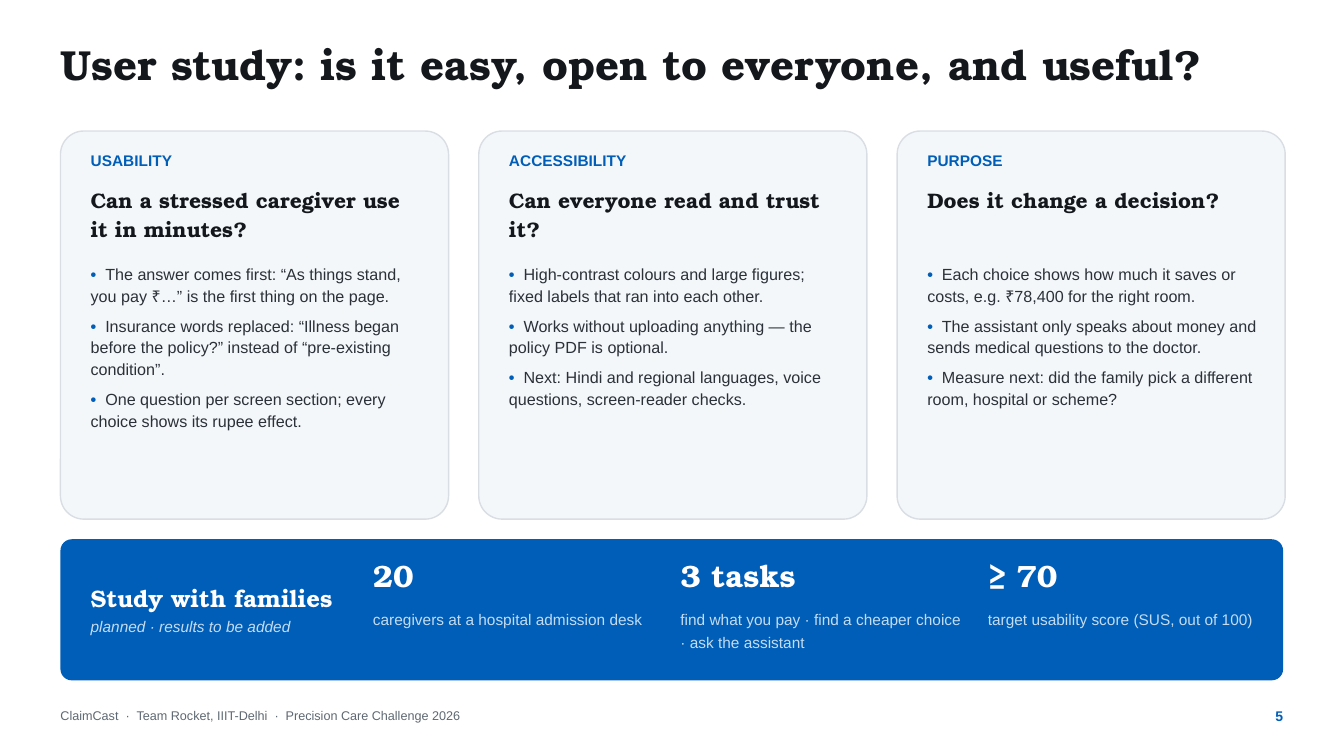
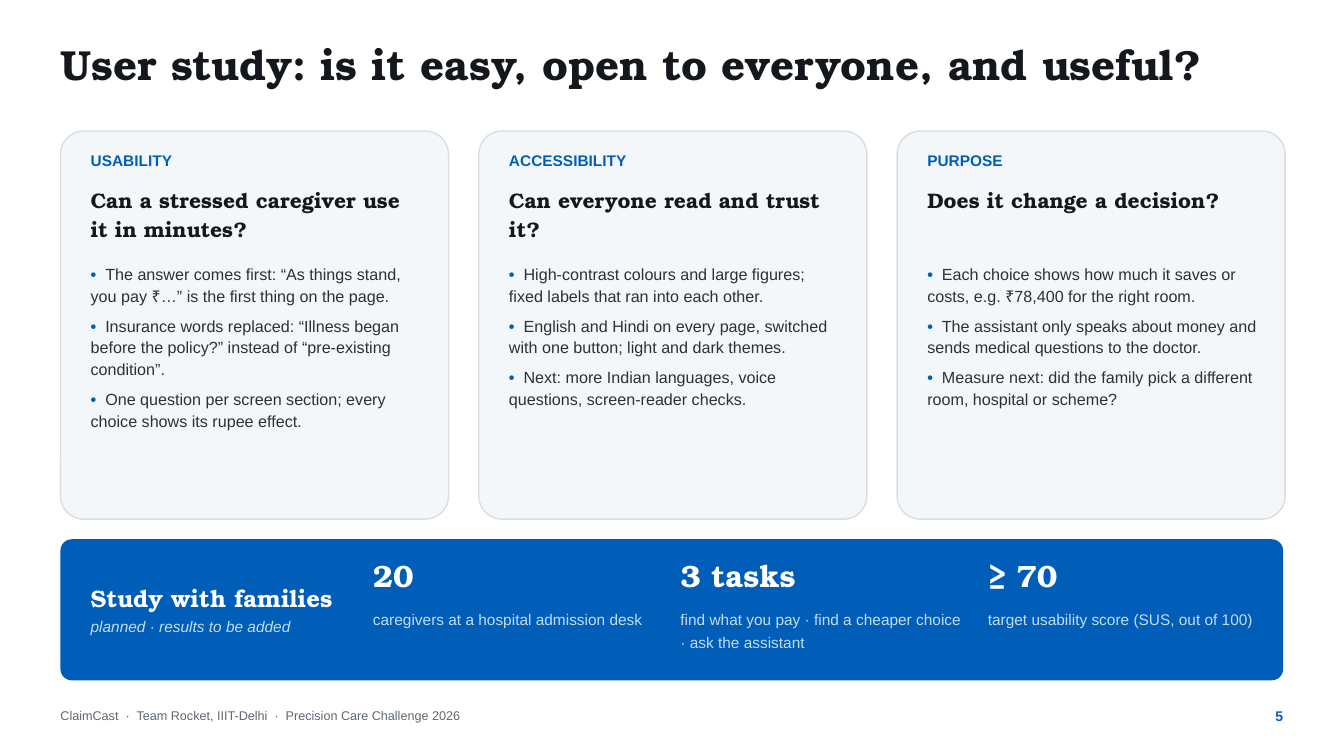
Before and after one commit to aniket-3001/ClaimCast, a slide deck: slide 5 of presentation deck/ClaimCast - Pitch Deck.pptx. Drawn at 1344x756 pixels with LibreOffice and Linux fonts; fonts in the diff are those of the drawing. Boxes give left, top, right and bottom in pixels: in the first picture for what was removed or moved away, otherwise in the second. Text is boxed around its words. In the diff, an @@ line names an element or a change of style, - is before the commit and + after.

```diff
--- a/presentation deck/ClaimCast - Pitch Deck.pptx
+++ b/presentation deck/ClaimCast - Pitch Deck.pptx
@@ text at box(509, 320, 828, 409): text changed @@
-• Works without uploading anything — the policy PDF is optional.
-• Next: Hindi and regional languages, voice questions, screen-reader checks.
+• English and Hindi on every page, switched with one button; light and dark themes.
+• Next: more Indian languages, voice questions, screen-reader checks.
```
Also in this commit, not shown: 3 other slides changed, 3 other files.
